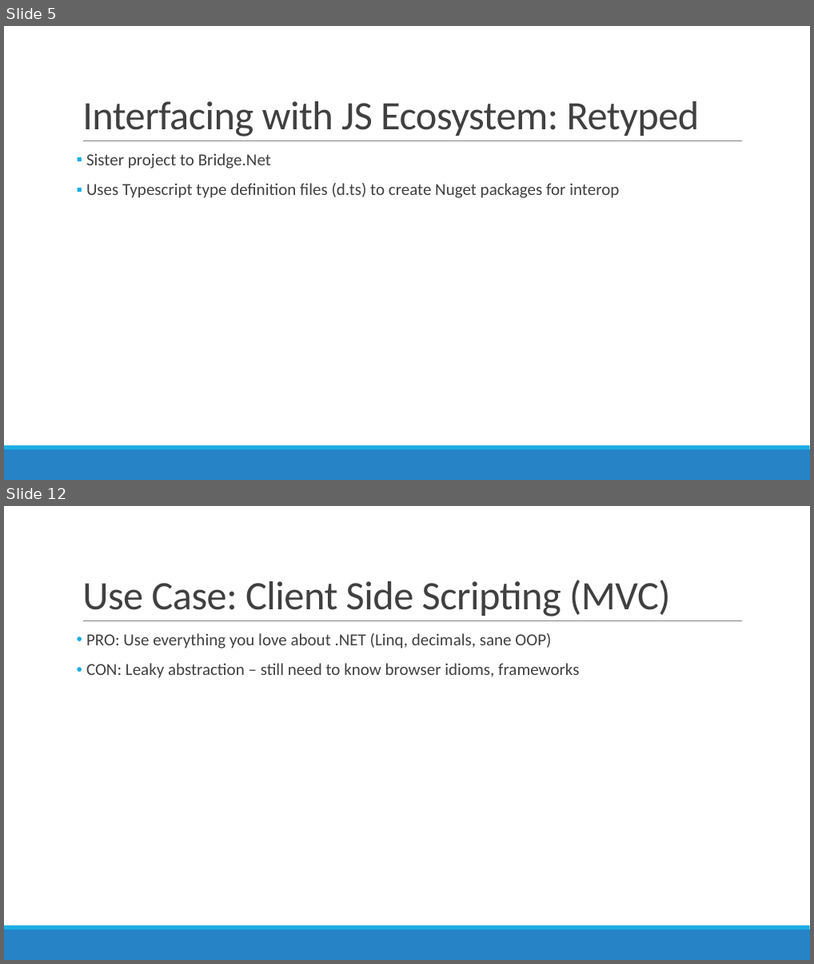
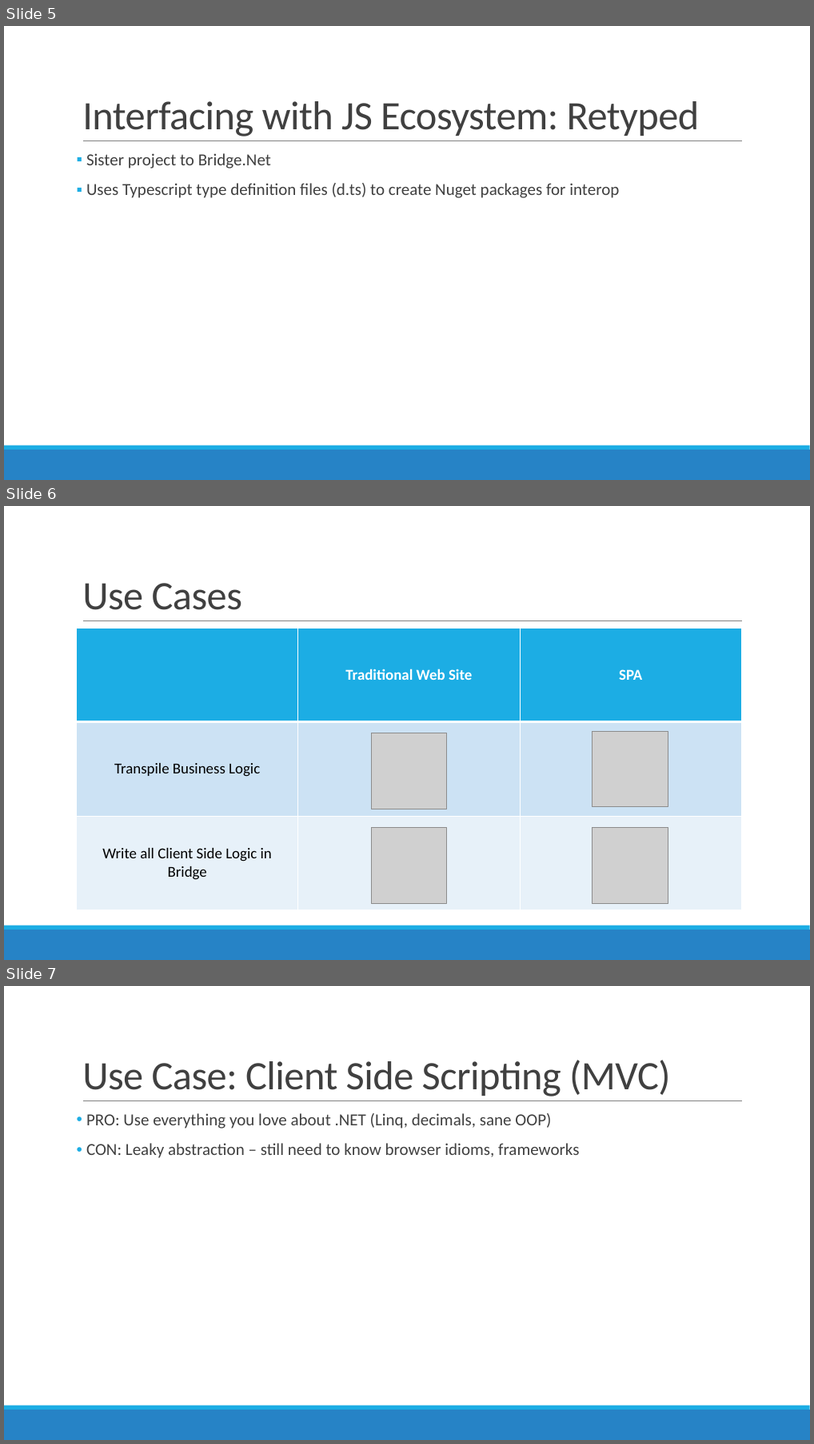
Before and after one commit to mrosack/presentations, a slide deck: bridge.net/bridge-net.pptx. Shown one above the other, each under a label of ours: slides 5 and 12 before the commit, slides 5, 6 and 7 after it; the slides between them are not shown. The pictures are 814x964 and 814x1444 pixels, drawn with LibreOffice and Linux fonts; fonts in the diff are those of the drawing; grey boxes stand for pictures. Boxes give left, top, right and bottom in pixels: in the first picture for what was removed or moved away, otherwise in the second. Text is boxed around its words. In the diff, an @@ line names an element or a change of style, - is before the commit and + after.

```diff
--- a/bridge.net/bridge-net.pptx
+++ b/bridge.net/bridge-net.pptx
@@ slide 6 added at [4,506,810,960], background #FFFFFF; not listed: 3 template elements that a slide beside it also shows @@
@@ title added at [82,583,242,610], 48 pt, text #404040 @@
+Use Cases
@@ table added at [77,628,742,909], 3 rows, 3 columns @@
+ | Traditional Web Site | SPA
+Transpile Business Logic |  | 
+Write all Client Side Logic in Bridge |  | 
@@ picture added at [371,733,447,808] @@
@@ picture added at [593,731,668,807] @@
@@ picture added at [371,828,447,903] @@
@@ picture added at [593,828,668,903] @@
@@ what was slide 12 is now slide 7 @@
```
Also in this commit, not shown: 5 slides changed, 1 other slide added, 1 other file.
